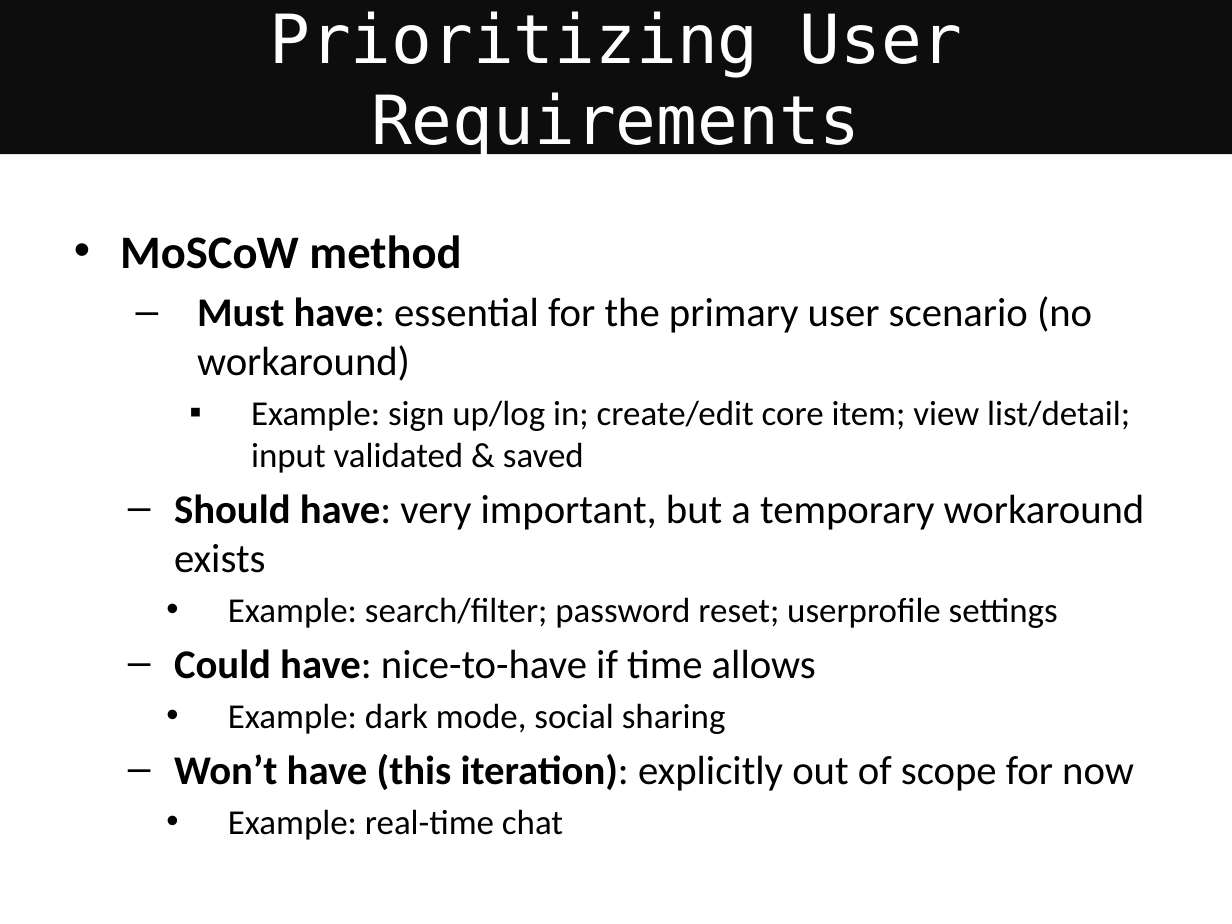
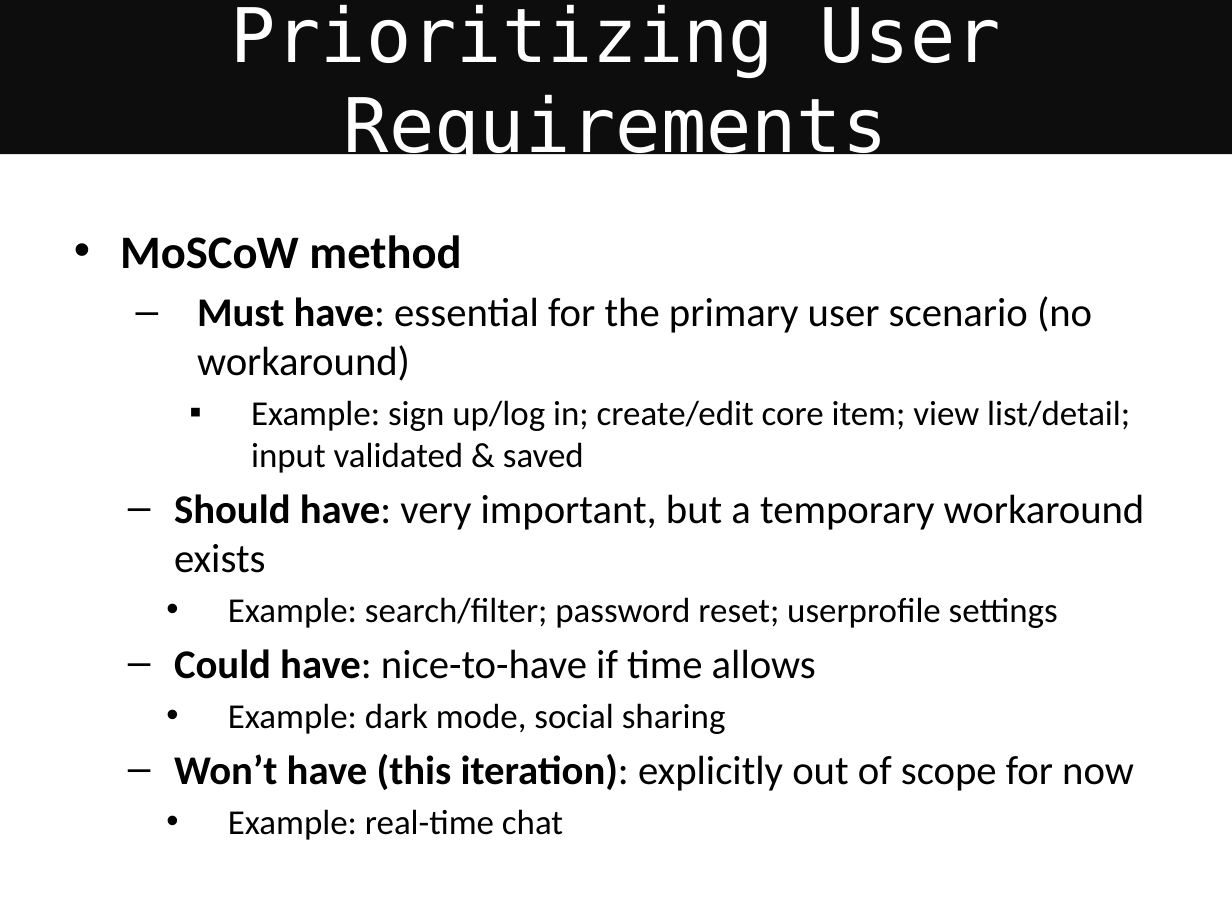
Before and after one commit to neverbiasu/awesome-uofg-msc-cs, a slide deck: slide 74 of materials/semester-2/COMPSCI5012-internet-technology/lectures/L1-IntroSysArchDBInfoArch.pptx (slide 72 before the commit). Drawn at 1232x924 pixels with LibreOffice and Linux fonts; fonts in the diff are those of the drawing. Boxes give left, top, right and bottom in pixels: in the first picture for what was removed or moved away, otherwise in the second. Text is boxed around its words. In the diff, an @@ line names an element or a change of style, - is before the commit and + after.

```diff
--- a/materials/semester-2/COMPSCI5012-internet-technology/lectures/L1-IntroSysArchDBInfoArch.pptx
+++ b/materials/semester-2/COMPSCI5012-internet-technology/lectures/L1-IntroSysArchDBInfoArch.pptx
@@ title "Prioritizing User Requirements" at [0, 0, 1232, 154]: size 39.6 to 44 pt @@
```
Also in this commit, not shown: 10 other slides changed, 2 slides added, 10 other files.
